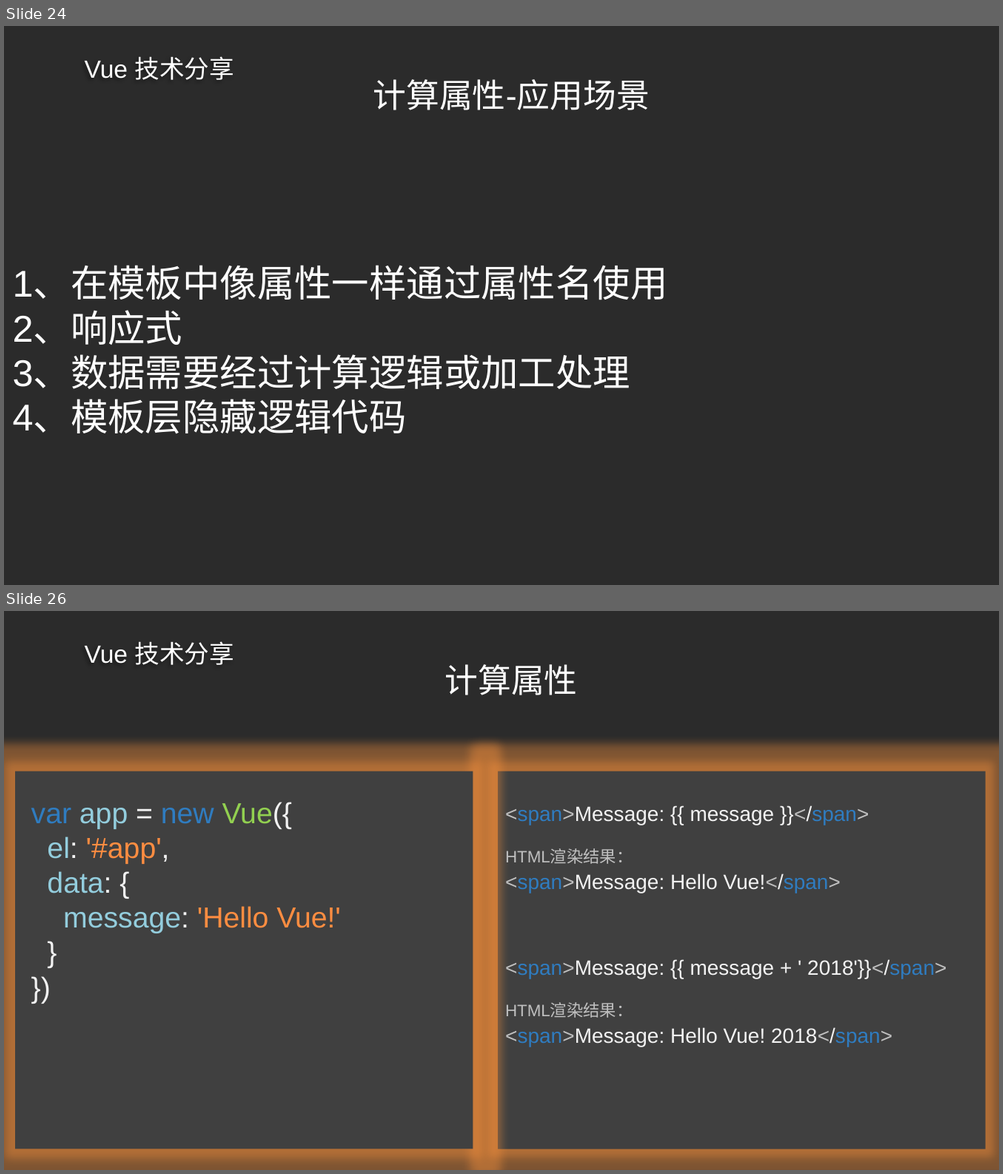
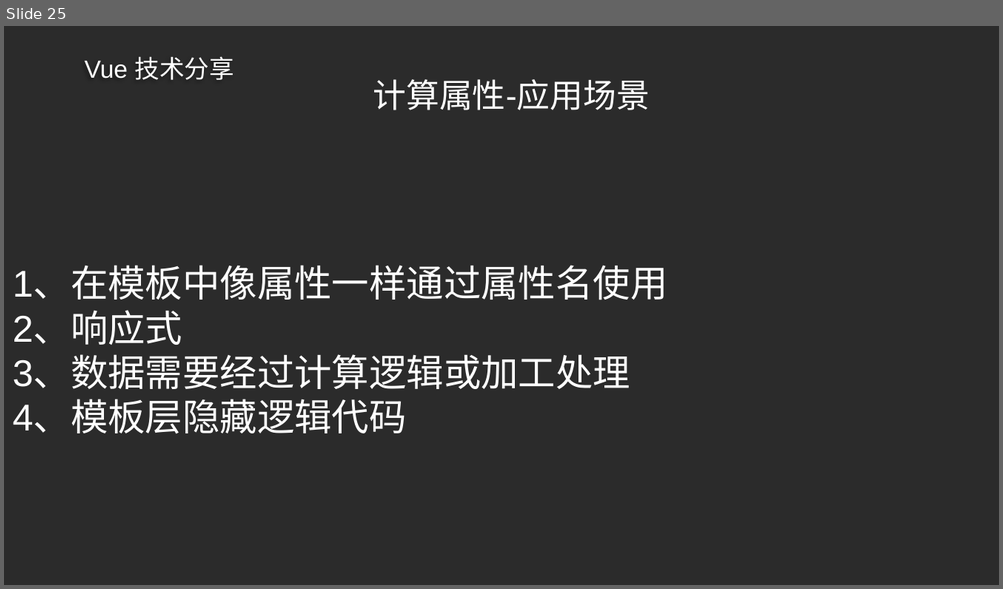
Before and after one commit to ldjdd/traing-library, a slide deck: vue/成稿.pptx. Shown one above the other, each under a label of ours: slides 24 and 26 before the commit, slide 25 after it; the slides between them are not shown. The pictures are 1003x1174 and 1003x589 pixels, drawn with LibreOffice and Linux fonts; fonts in the diff are those of the drawing; background and template pictures are left out; a plain dark background stands for a picture behind light text. Boxes give left, top, right and bottom in pixels: in the first picture for what was removed or moved away, otherwise in the second. Text is boxed around its words. In the diff, an @@ line names an element or a change of style, - is before the commit and + after.

```diff
--- a/vue/成稿.pptx
+++ b/vue/成稿.pptx
@@ slide 26 removed at [4,611,999,1170], background picture (left out); not listed: 1 template element that a slide beside it also shows @@
@@ title removed at [445,664,578,695] @@
-计算属性
@@ rectangle removed at [15,772,473,1150] @@
@@ rectangle removed at [498,772,985,1150] @@
@@ text removed at [31,802,341,934] @@
-var app = new Vue({
-el: '#app',
-data: {
-message: 'Hello Vue!'
-}
-})
@@ text removed at [505,806,868,825] @@
-<span>Message: {{ message }}</span>
@@ text removed at [505,849,632,864] @@
-HTML渲染结果：
@@ text removed at [505,874,840,894] @@
-<span>Message: Hello Vue!</span>
@@ text removed at [505,960,946,979] @@
-<span>Message: {{ message + ' 2018'}}</span>
@@ text removed at [505,1003,632,1018] @@
-HTML渲染结果：
@@ text removed at [505,1028,892,1048] @@
-<span>Message: Hello Vue! 2018</span>
@@ what was slide 24 is now slide 25 @@
```
Also in this commit, not shown: 3 slides changed, 4 slides added, 3 other slides removed, 2 other files.
